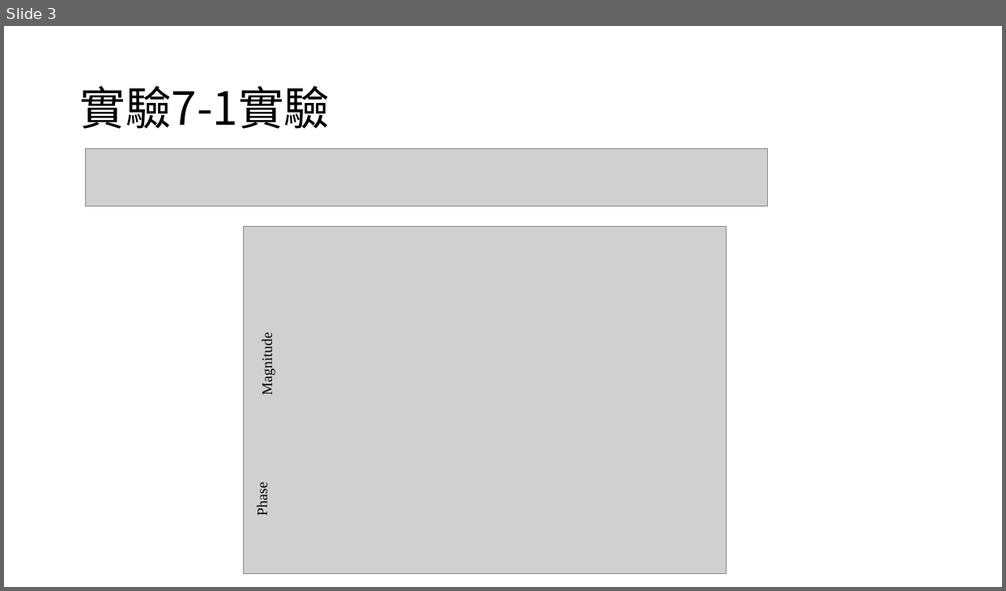
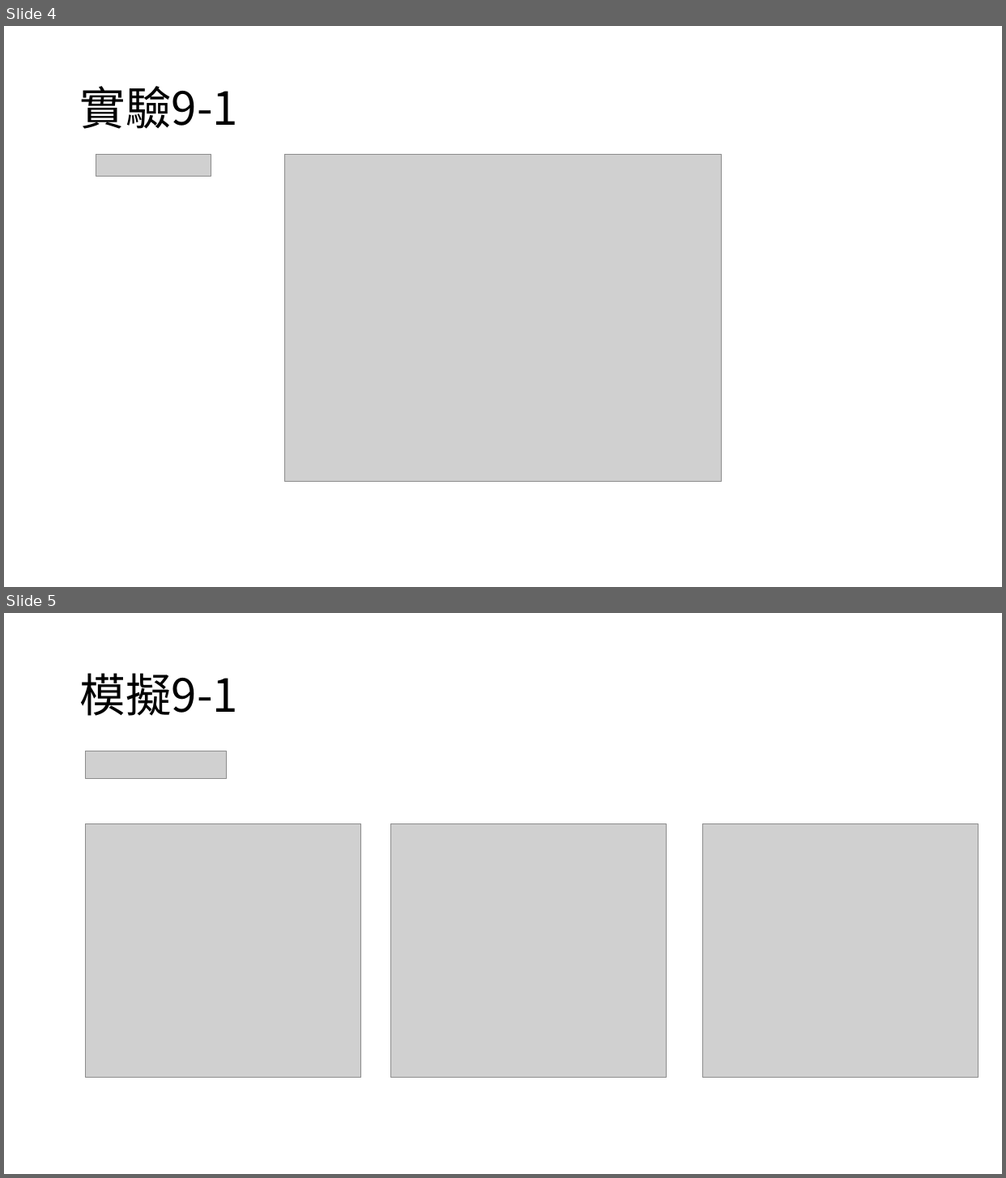
Before and after one commit to yeyi58095/control_lab, a slide deck: 實驗九/presentation/實驗九_第二組_葉彥辰_郭亮佑_蘇昱嘉.pptx. Shown one above the other, each under a label of ours: slide 3 before the commit, slides 4 and 5 after it. The pictures are 1006x591 and 1006x1178 pixels, drawn with LibreOffice and Linux fonts; fonts in the diff are those of the drawing; grey boxes stand for pictures. Boxes give left, top, right and bottom in pixels: in the first picture for what was removed or moved away, otherwise in the second. Text is boxed around its words. In the diff, an @@ line names an element or a change of style, - is before the commit and + after.

```diff
--- a/實驗九/presentation/實驗九_第二組_葉彥辰_郭亮佑_蘇昱嘉.pptx
+++ b/實驗九/presentation/實驗九_第二組_葉彥辰_郭亮佑_蘇昱嘉.pptx
@@ slide 5 added at [4, 613, 1002, 1174], background #FFFFFF @@
@@ title added at [80, 673, 238, 716], 44 pt, text #000000 @@
+模擬9-1
@@ picture added at [86, 752, 226, 778] @@
@@ picture added at [86, 824, 361, 1078] @@
@@ picture added at [391, 824, 667, 1078] @@
@@ picture added at [702, 824, 978, 1078] @@
@@ what was slide 3 is now slide 4 @@
@@ slide 4 changed as well @@
@@ title at [80, 86, 238, 129]: text changed @@
-實驗7-1實驗
+實驗9-1
@@ picture removed at [86, 149, 769, 207] @@
@@ picture added at [96, 154, 211, 177] @@
@@ picture: place and size @@
-picture at [244, 227, 727, 574]
+picture at [285, 154, 721, 482]
@@ text removed at [259, 339, 275, 395] @@
-Magnitude
@@ text removed at [254, 485, 270, 515] @@
-Phase
```
Also in this commit, not shown: 1 other slide changed, 7 other slides added, 6 slides removed, 1 other file.
